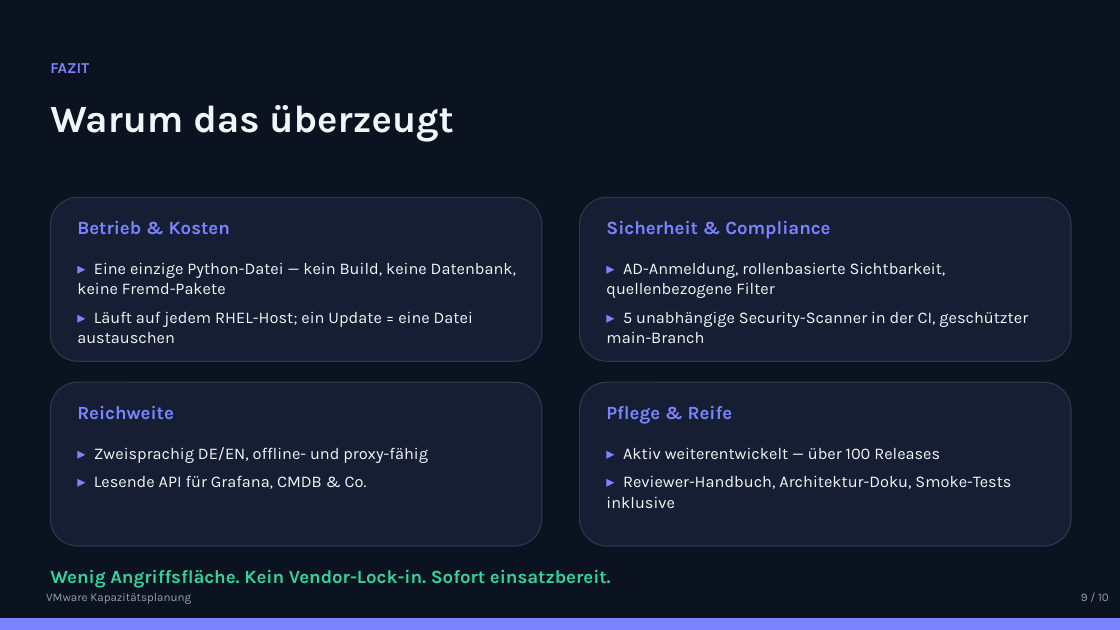
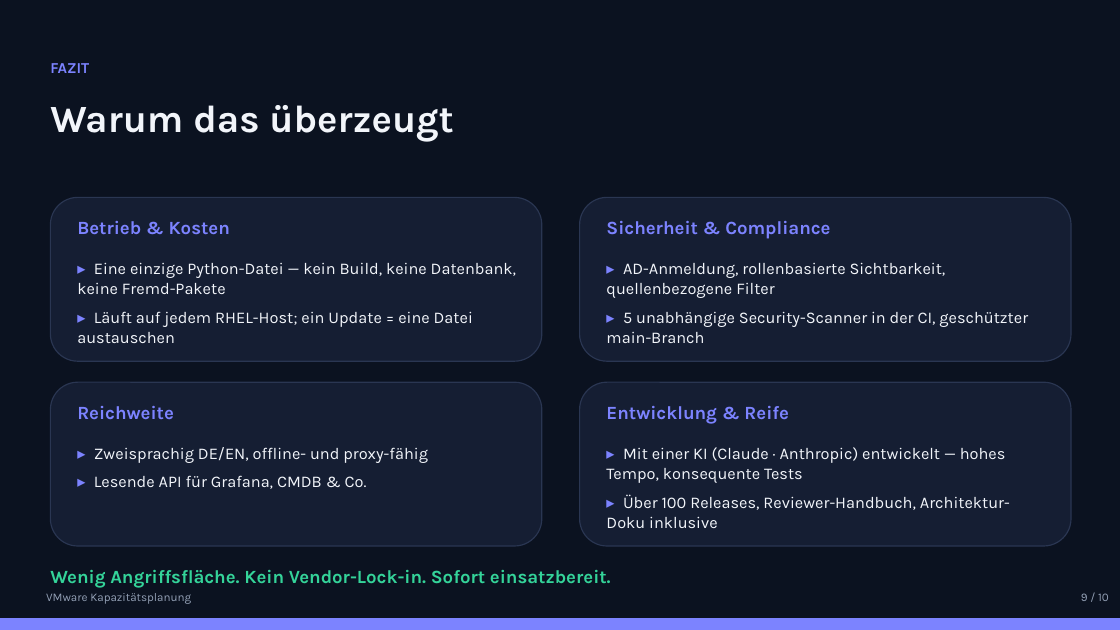
Before and after one commit to marcobockelbrink/vmware, a slide deck: slide 9 of docs/praesentation/VMware-Kapazitaetsplanung.pptx. Drawn at 1120x630 pixels with LibreOffice and Linux fonts; fonts in the diff are those of the drawing. Boxes give left, top, right and bottom in pixels: in the first picture for what was removed or moved away, otherwise in the second. Text is boxed around its words. In the diff, an @@ line names an element or a change of style, - is before the commit and + after.

```diff
--- a/docs/praesentation/VMware-Kapazitaetsplanung.pptx
+++ b/docs/praesentation/VMware-Kapazitaetsplanung.pptx
@@ text at (606,406,789,424): text changed @@
-Pflege & Reife
+Entwicklung & Reife
@@ text at (606,447,1010,528): text changed @@
-▸ Aktiv weiterentwickelt — über 100 Releases
-▸ Reviewer-Handbuch, Architektur-Doku, Smoke-Tests inklusive
+▸ Mit einer KI (Claude · Anthropic) entwickelt — hohes Tempo, konsequente Tests
+▸ Über 100 Releases, Reviewer-Handbuch, Architektur-Doku inklusive
```
Also in this commit, not shown: 2 other slides changed, 1 other file.
